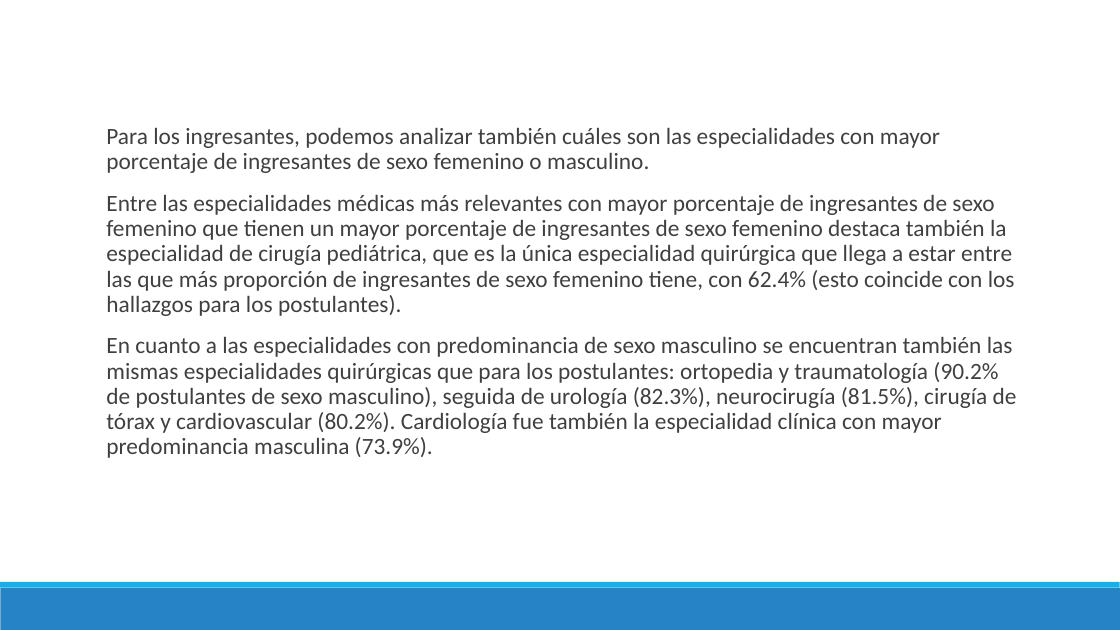
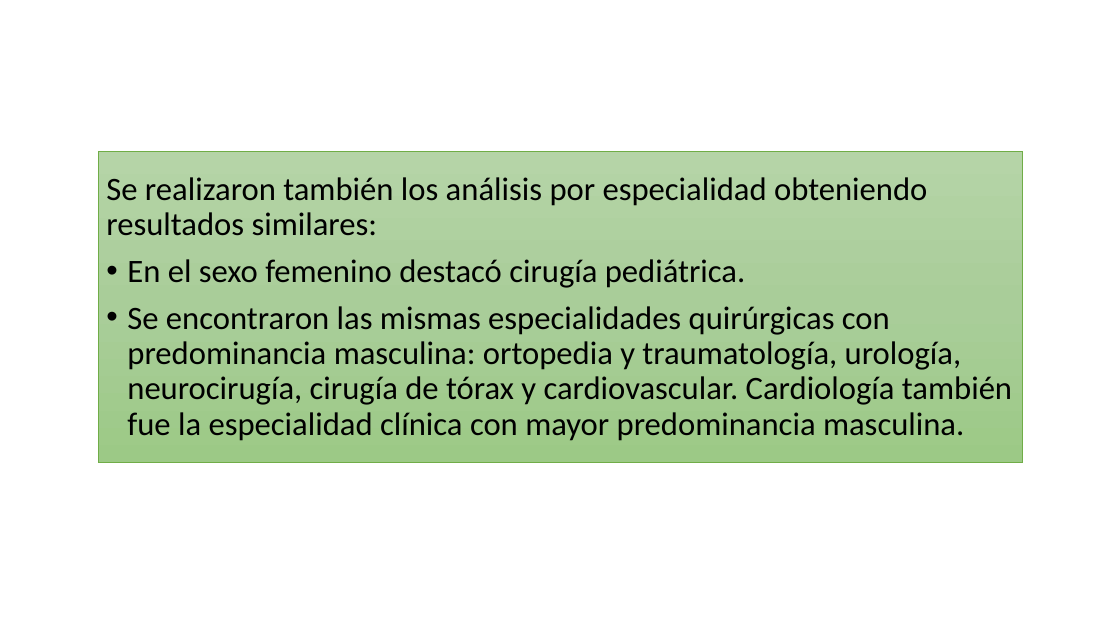
Before and after one commit to danimedi/tesis_genero_especialidades, a slide deck: slide 44 of doc/diapositivas_sustentacion_tesis.pptx (slide 48 before the commit). Drawn at 1120x630 pixels with LibreOffice and Linux fonts; fonts in the diff are those of the drawing; background and template pictures are left out. Boxes give left, top, right and bottom in pixels: in the first picture for what was removed or moved away, otherwise in the second. Text is boxed around its words. In the diff, an @@ line names an element or a change of style, - is before the commit and + after.

```diff
--- a/doc/diapositivas_sustentacion_tesis.pptx
+++ b/doc/diapositivas_sustentacion_tesis.pptx
@@ text "Se realizaron también los análisis ...": place and size @@
-text "Se realizaron también los análisis ..." at [106, 128, 1017, 458]
+text "Se realizaron también los análisis ..." at [98, 151, 1023, 462]
@@ text "Se realizaron también los análisis ..." at [98, 151, 1023, 462]: vertical alignment top to middle; fill none to gradient #B5D5A7 to #AACE9A to #9CC987; outline none to #70AD47 0.5 pt @@
@@ text at [106, 177, 1012, 441]: text changed; size 20 to 28 pt; text colour #404040 to #000000 @@
-  Para los ingresantes, podemos analizar también cuáles son las especialidades con mayor porcentaje de ingresantes de sexo femenino o masculino.
-  Entre las especialidades médicas más relevantes con mayor porcentaje de ingresantes de sexo femenino que tienen un mayor porcentaje de ingresantes de sexo femenino destaca también la especialidad de cirugía pediátrica, que es la única especialidad quirúrgica que llega a estar entre las que más proporción de ingresantes de sexo femenino tiene, con 62.4% (esto coincide con los hallazgos para los postulantes).
-  En cuanto a las especialidades con predominancia de sexo masculino se encuentran también las mismas especialidades quirúrgicas que para los postulantes: ortopedia y traumatología (90.2% de postulantes de sexo masculino), seguida de urología (82.3%), neurocirugía (81.5%), cirugía de tórax y cardiovascular (80.2%). Cardiología fue también la especialidad clínica con mayor predominancia masculina (73.9%).
+Se realizaron también los análisis por especialidad obteniendo resultados similares:
+• En el sexo femenino destacó cirugía pediátrica.
+• Se encontraron las mismas especialidades quirúrgicas con predominancia masculina: ortopedia y traumatología, urología, neurocirugía, cirugía de tórax y cardiovascular. Cardiología también fue la especialidad clínica con mayor predominancia masculina.
@@ rectangle removed at [0, 588, 1120, 630] @@
@@ rectangle removed at [0, 582, 1120, 588] @@
```
Also in this commit, not shown: 64 other slides changed, 6 slides added, 7 slides removed.
